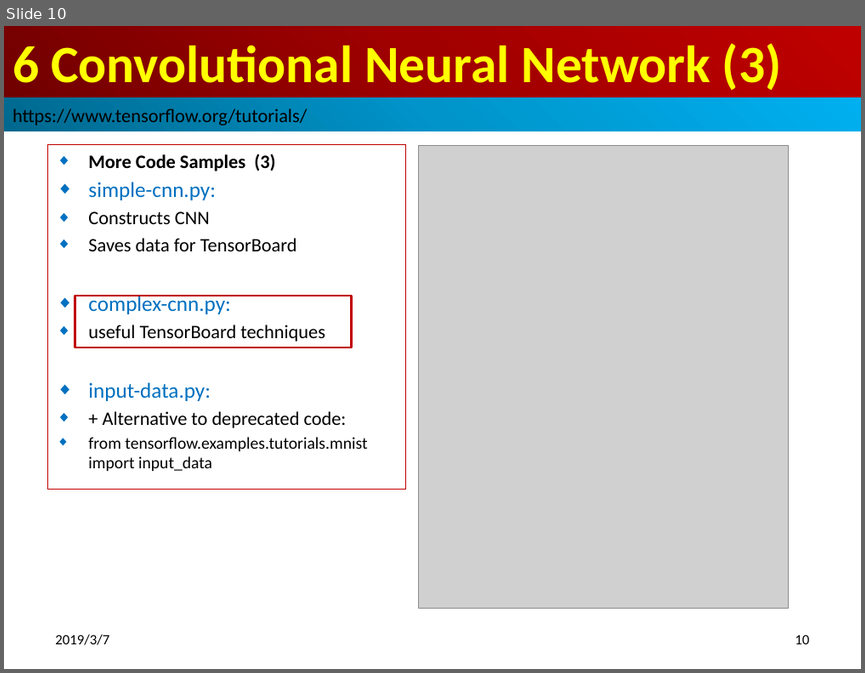
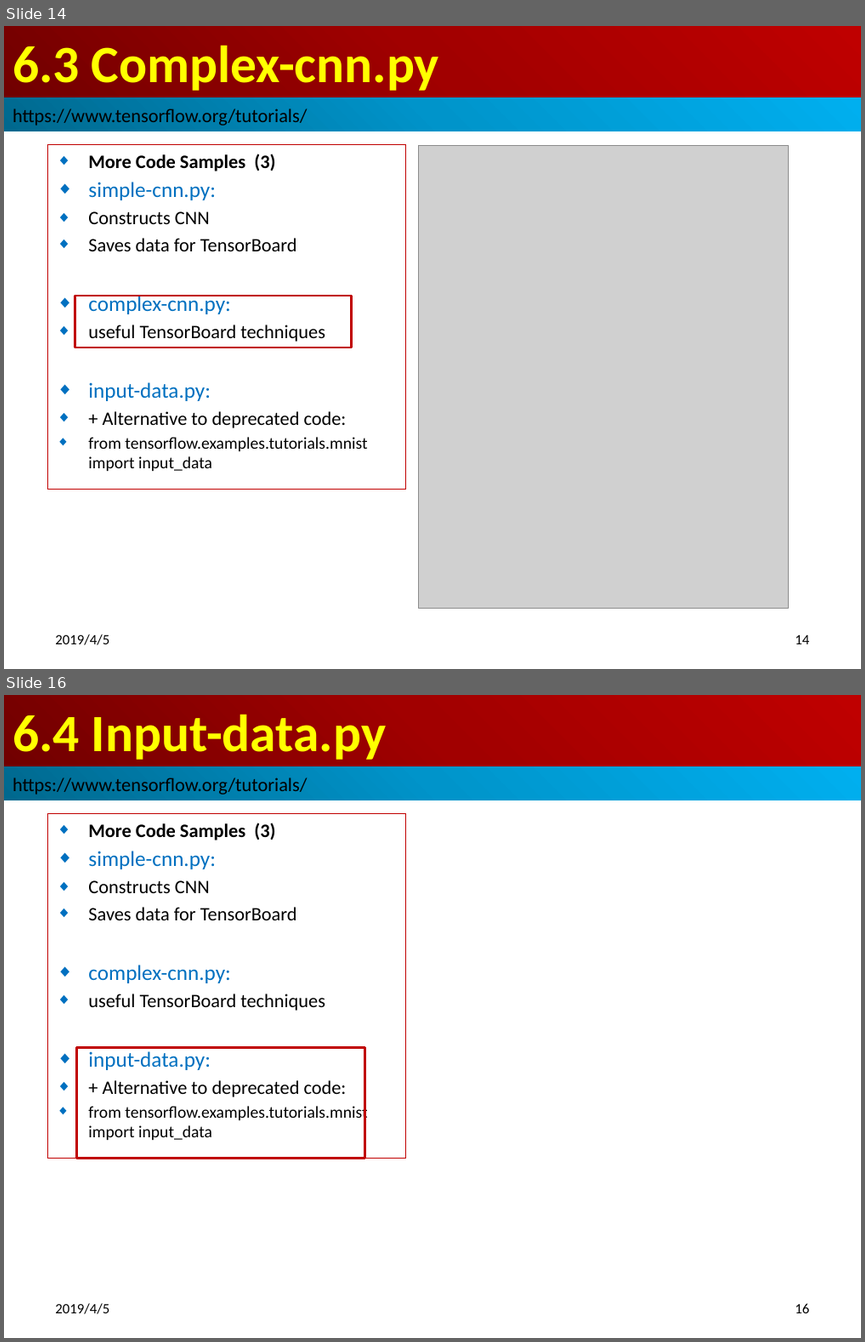
Before and after one commit to peterhchen/100-TensorFlow-DeepLearning-Basic, a slide deck: ch06_CNN/ch0603_TFLearn.pptx. Shown one above the other, each under a label of ours: slide 10 before the commit, slides 14 and 16 after it; the slides between them are not shown. The pictures are 865x673 and 865x1342 pixels, drawn with LibreOffice and Linux fonts; fonts in the diff are those of the drawing; grey boxes stand for pictures. Boxes give left, top, right and bottom in pixels: in the first picture for what was removed or moved away, otherwise in the second. Text is boxed around its words. In the diff, an @@ line names an element or a change of style, - is before the commit and + after.

```diff
--- a/ch06_CNN/ch0603_TFLearn.pptx
+++ b/ch06_CNN/ch0603_TFLearn.pptx
@@ slide 16 added at <box>4,695,861,1338</box>, background #FFFFFF @@
@@ title added at <box>4,695,861,767</box>, fill gradient #720000 to #A20000 to #C00000, 44 pt, text #FFFF00, bold @@
+6.4 Input-data.py
@@ rectangle added at <box>4,767,861,800</box>, fill gradient #00688E to #0094CA to #00B0F0, 16 pt, text #000000 @@
+https://www.tensorflow.org/tutorials/
@@ subtitle added at <box>47,814,405,1158</box>, outline #C00000 0.75 pt, 16 pt, text #000000 @@
+◆ More Code Samples (3)
+◆ simple-cnn.py:
+◆ Constructs CNN
+◆ Saves data for TensorBoard
+◆ complex-cnn.py:
+◆ useful TensorBoard techniques
+◆ input-data.py:
+◆ + Alternative to deprecated code:
+◆ from tensorflow.examples.tutorials.mnist import input_data
@@ rectangle added at <box>77,1047,364,1157</box>, outline #C00000 2 pt @@
@@ text added at <box>55,1303,109,1314</box>, 12 pt, text #000000 @@
+2019/4/5
@@ page number added at <box>794,1303,809,1313</box>, 12 pt, text #000000 @@
+16
@@ what was slide 10 is now slide 14 @@
@@ slide 14 changed as well @@
@@ title at <box>12,45,439,91</box>: text changed @@
-6 Convolutional Neural Network (3)
+6.3 Complex-cnn.py
@@ text at <box>55,634,109,645</box>: text changed @@
-2019/3/7
+2019/4/5
@@ page number at <box>794,635,809,644</box>: text changed @@
-10
+14
```
Also in this commit, not shown: 11 other slides changed, 6 other slides added.
